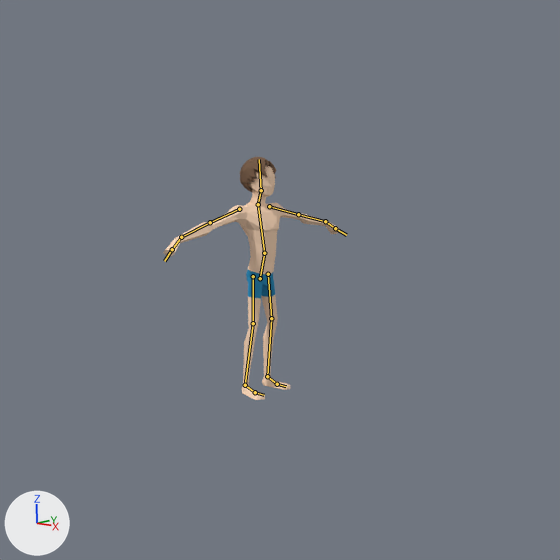
What one commit did to the Blender file Models/Characters/Roger/ze_stopem.blend.
Rendered twice from the file's camera 'Camera'. Lighting does not change. The marker at lower left points along +X, +Y and +Z. The bones that bend it are drawn over the model as lines.
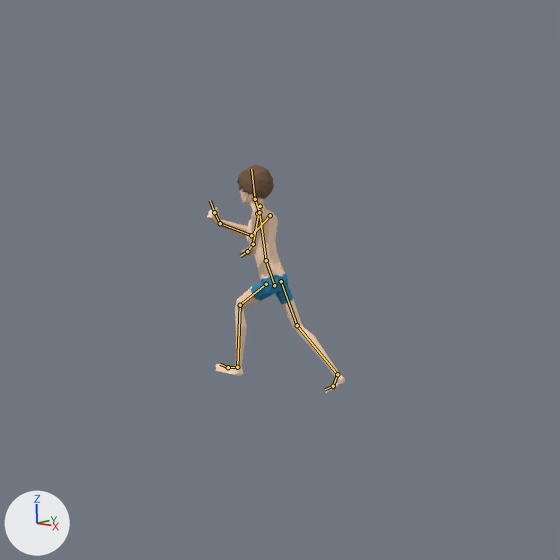
The newer file adds an action. The first version stands in its rest pose; the second is drawn at frame 45 of the action 'RogerTurn'.

The change, as a list of edits to the scene's bpy script:
```text
Change bone_bone:
    where bone_bone = bpy.data.objects['Armature.000'].pose.bones['Bone']
    bone_bone.location: (0.0, 0.0, 0.0) -> (-0.051, -0.029, -0.282)
    bone_bone.rotation_quaternion: (1.0, 0.0, 0.0, 0.0) -> (0.005, -0.011, 0.94, 0.34)  # degrees (0, 0, 0) -> degrees (-40, 179, 1)
Change bone_bone_001:
    where bone_bone_001 = bpy.data.objects['Armature.000'].pose.bones['Bone.001']  # child of 'Bone'
    bone_bone_001.rotation_euler: (0.0, 0.0, 0.0) -> (0.175, 0.454, 0.0873)  # degrees (0, 0, 0) -> degrees (10, 26, 5)
Change bone_bone_005_l:
    where bone_bone_005_l = bpy.data.objects['Armature.000'].pose.bones['Bone.005.L']  # child of 'Bone.001'
    bone_bone_005_l.rotation_quaternion: (1.0, 0.0, 0.0, 0.0) -> (0.866, -0.03, 0.428, 0.254)  # degrees (0, 0, 0) -> degrees (15, 49, 40)
Change bone_bone_007_l:
    where bone_bone_007_l = bpy.data.objects['Armature.000'].pose.bones['Bone.007.L']  # child of 'Bone.005.L'
    bone_bone_007_l.rotation_quaternion: (1.0, 0.0, 0.0, 0.0) -> (0.383, -0.187, -0.273, -0.862)  # degrees (0, 0, 0) -> degrees (23, -32, -139)
Change bone_bone_009_l:
    where bone_bone_009_l = bpy.data.objects['Armature.000'].pose.bones['Bone.009.L']  # child of 'Bone.007.L'
    bone_bone_009_l.rotation_quaternion: (1.0, 0.0, 0.0, 0.0) -> (0.979, 0.039, -0.128, -0.152)  # degrees (0, 0, 0) -> degrees (7, -14, -19)
Change bone_bone_002:
    where bone_bone_002 = bpy.data.objects['Armature.000'].pose.bones['Bone.002']  # child of 'Bone.001'
    bone_bone_002.rotation_quaternion: (1.0, 0.0, 0.0, 0.0) -> (0.983, 0.145, -0.113, 0.013)  # degrees (0, 0, 0) -> degrees (17, -13, 0)
Change bone_bone_003:
    where bone_bone_003 = bpy.data.objects['Armature.000'].pose.bones['Bone.003']  # child of 'Bone.002'
    bone_bone_003.rotation_quaternion: (1.0, 0.0, 0.0, 0.0) -> (0.987, -0.003, -0.156, -0.043)  # degrees (0, 0, 0) -> degrees (0, -18, -5)
Change bone_bone_005_r:
    where bone_bone_005_r = bpy.data.objects['Armature.000'].pose.bones['Bone.005.R']  # child of 'Bone.001'
    bone_bone_005_r.rotation_quaternion: (1.0, 0.0, 0.0, 0.0) -> (0.899, -0.085, 0.189, 0.387)  # degrees (0, 0, 0) -> degrees (0, 24, 47)
Change bone_bone_007_r:
    where bone_bone_007_r = bpy.data.objects['Armature.000'].pose.bones['Bone.007.R']  # child of 'Bone.005.R'
    bone_bone_007_r.rotation_quaternion: (1.0, 0.0, 0.0, 0.0) -> (0.595, -0.085, 0.313, 0.735)  # degrees (0, 0, 0) -> degrees (24, 30, 109)
Change bone_bone_009_r:
    where bone_bone_009_r = bpy.data.objects['Armature.000'].pose.bones['Bone.009.R']  # child of 'Bone.007.R'
    bone_bone_009_r.rotation_quaternion: (1.0, 0.0, 0.0, 0.0) -> (0.958, 0.142, -0.218, 0.125)  # degrees (0, 0, 0) -> degrees (14, -27, 12)
Change bone_leg_control_l:
    where bone_leg_control_l = bpy.data.objects['Armature.000'].pose.bones['leg control.L']
    bone_leg_control_l.location: (0.0, 0.0, 0.0) -> (0.396, -0.207, 0.201)
    bone_leg_control_l.rotation_quaternion: (1.0, 0.0, 0.0, 0.0) -> (0.0, 0.004, 0.03, 1.0)  # degrees (0, 0, 0) -> degrees (3, 0, 180)
Change bone_leg_p_target_l:
    where bone_leg_p_target_l = bpy.data.objects['Armature.000'].pose.bones['LEG P TARGET.L']
    bone_leg_p_target_l.location: (0.0, 0.0, 0.0) -> (0.294, -4.205, 0.036)
    bone_leg_p_target_l.rotation_quaternion: (1.0, 0.0, 0.0, 0.0) -> (0.0, 0.0, -0.008, -1.0)  # degrees (0, 0, 0) -> degrees (1, 0, 180)
Change bone_leg_control_r:
    where bone_leg_control_r = bpy.data.objects['Armature.000'].pose.bones['leg control.R']
    bone_leg_control_r.location: (0.0, 0.0, 0.0) -> (-0.696, 1.654, 0.491)
    bone_leg_control_r.rotation_quaternion: (1.0, 0.0, 0.0, 0.0) -> (0.048, 0.081, -0.377, 0.921)  # degrees (0, 0, 0) -> degrees (-44, -11, 178)
Change bone_toescontrol_r:
    where bone_toescontrol_r = bpy.data.objects['Armature.000'].pose.bones['toescontrol.R']  # child of 'leg control.R'
    bone_toescontrol_r.rotation_quaternion: (1.0, 0.0, 0.0, 0.0) -> (0.995, 0.022, -0.024, 0.091)  # degrees (0, 0, 0) -> degrees (2, -3, 10)
Change bone_leg_p_target_r:
    where bone_leg_p_target_r = bpy.data.objects['Armature.000'].pose.bones['LEG P TARGET.R']
    bone_leg_p_target_r.location: (0.0, 0.0, 0.0) -> (-0.877, -4.205, 0.036)
    bone_leg_p_target_r.rotation_quaternion: (1.0, 0.0, 0.0, 0.0) -> (0.0, 0.0, -0.008, -1.0)  # degrees (0, 0, 0) -> degrees (1, 0, 180)
Change bone_headik:
    where bone_headik = bpy.data.objects['Armature.000'].pose.bones['HeadIK']
    bone_headik.location: (0.0, 0.0, 0.0) -> (1.571, -8.229, 0.164)
    bone_headik.rotation_quaternion: (1.0, 0.0, 0.0, 0.0) -> (0.748, -0.003, 0.661, -0.057)  # degrees (0, 0, 0) -> degrees (-33, 81, -37)
```

Where the change shows, as pixel boxes (x1, y1, x2, y2) in the pictures (560 x 560 px):
'Cube.000', posed (22% narrower, 6% shorter): before (163, 157, 341, 400); after (207, 165, 345, 393)
bone 'Bone', root to tip: before (260, 278) to (264, 253); after (274, 285) to (266, 260)
bone 'Bone.001', root to tip: before (264, 253) to (258, 204); after (266, 260) to (259, 212)
bone 'Bone.005.L', root to tip: before (269, 206) to (298, 214); after (257, 213) to (260, 206)
bone 'Bone.007.L', root to tip: before (298, 214) to (325, 221); after (260, 206) to (253, 244)
bone 'Bone.009.L', root to tip: before (325, 221) to (335, 228); after (253, 244) to (247, 251)
bone 'Bone.002', root to tip: before (258, 204) to (261, 190); after (259, 212) to (255, 199)
bone 'Bone.003', root to tip: before (261, 190) to (259, 159); after (255, 199) to (251, 169)
bone 'Bone.005.R', root to tip: before (239, 209) to (210, 222); after (270, 215) to (251, 235)
bone 'Bone.007.R', root to tip: before (210, 222) to (181, 237); after (251, 235) to (220, 223)
bone 'Bone.009.R', root to tip: before (181, 237) to (172, 249); after (220, 223) to (214, 212)
